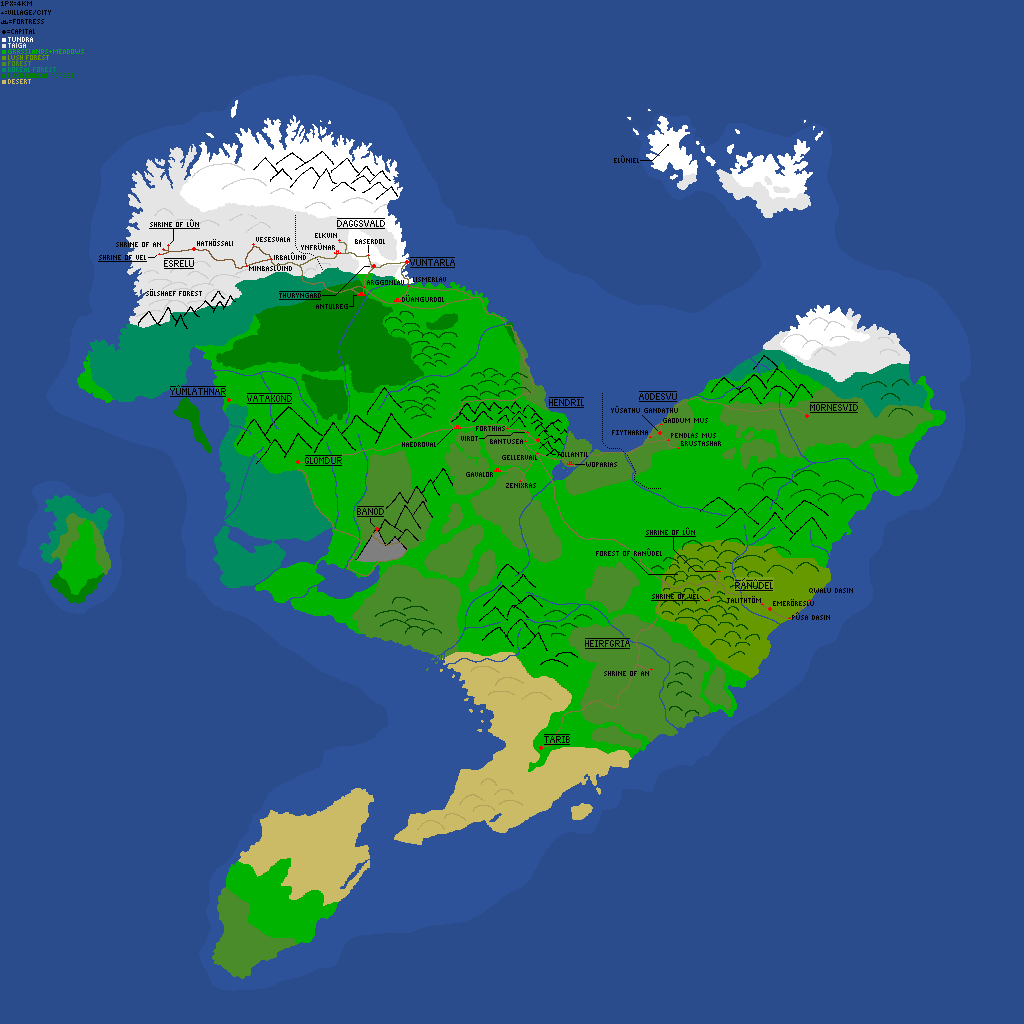
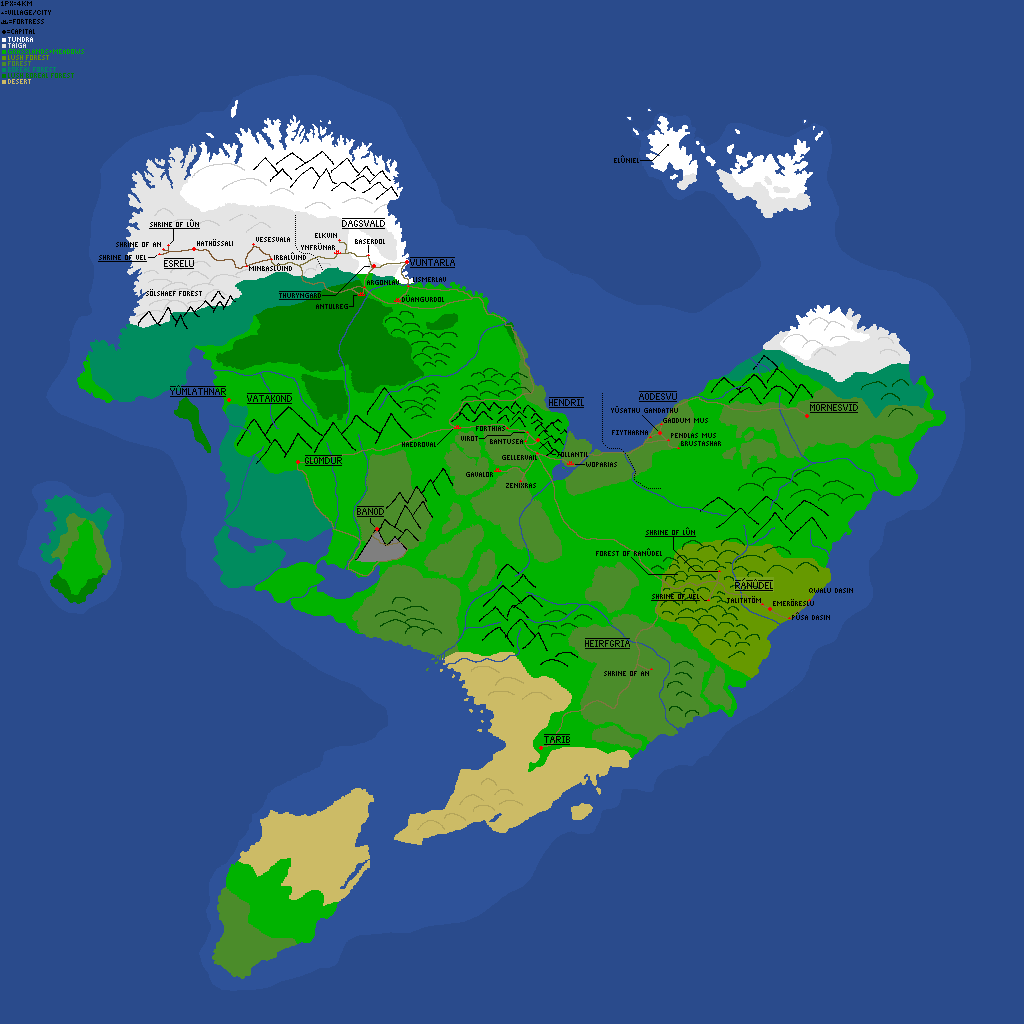
Two versions of the same layered image (1024x1024). Layer-by-layer changes:
painted on "names" over bbox(337, 218, 404, 285)
